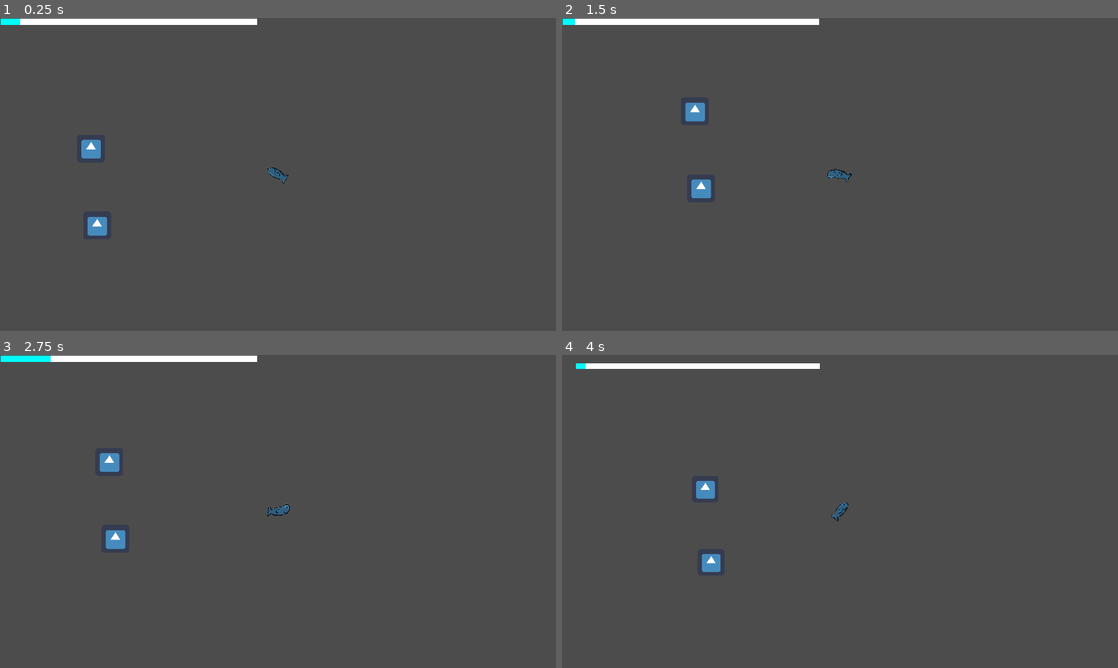
Above: before the commit, frames 1-4 (two rows, left to right).
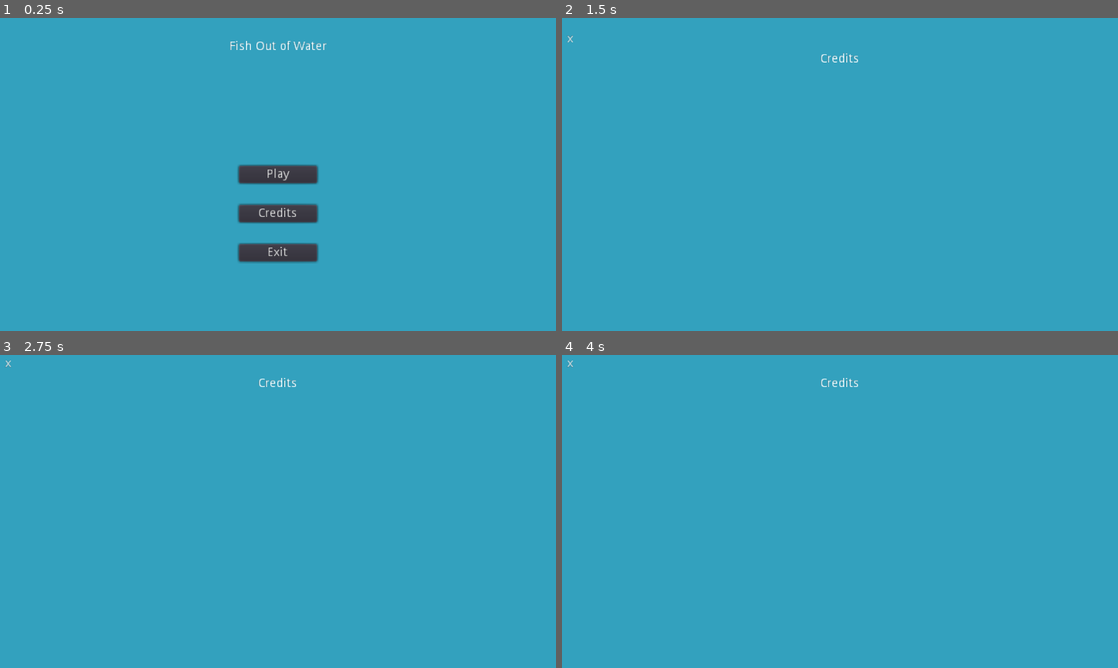
Above: after the commit, the same moments.

Repository: PhyroDev/AFishOutOfWater
Game: Godot game, scene res://Scenes/MainMenu/MainMenu.tscn
Two runs of this game, one before a commit and one after it. Both use one fixed random seed, a clock stepped at 60 frames per second and the inputs below. Before the commit the project starts from res://Scenes/TestWorld/TestWorld.tscn. The engine's default icon, where the game draws it, is replaced by a stand-in: a white triangle on a blue panel in a dark square.
Inputs (mouse positions are in pixels of both pictures, inside the frame that each line leads up to):
- Up to frame 1 (0.25 s): no input
- Up to frame 2 (1.5 s): click (840, 212) at 0.5 s, where only the run after the commit has a clickable "Credits"; click (567, 111) at 1.25 s, where only the run after the commit has a clickable "x"
- Up to frame 3 (2.75 s): move the mouse to (400, 495) at 2.02 s; press the mouse at (400, 495) at 2.03 s
- Up to frame 4 (4 s): move the mouse to (728, 527) at 2.77 s; release the mouse at (728, 527) at 2.78 s; click (728, 527) at 2.85 s; move the mouse to (895, 442) at 3.52 s; hold Mouse wheel down (MSD) from 3.53 s (still down); click (895, 442) at 3.8 s

The runs differ from the first frame. In frame 1, 98% of the frame differs, in the area x 0-100%, y 0-100%; in frame 2, 100%; in frame 3, 100%; in frame 4, 100%.

Commit message:
MainMenu code

Diff:
--- a/FishOuttaWater/Player/Player.gd
+++ b/FishOuttaWater/Player/Player.gd
@@ -14,14 +14,11 @@
 	if event.is_action_pressed("LMB") and can_dash:
 		dash()
 
-	if event.is_action_pressed("ui_cancel"):
-		$Camera2D/Control/PauseMenu.activate()
-
 func _physics_process(delta):
 	if position.distance_to(get_global_mouse_position()) > 6:
 		if not dashing:
 			$Fish.look_at(get_global_mouse_position())
-			dash_bar.value += 0.5
+			dash_bar.value += 0.75
 			$AnimationPlayer.play("Flop")
 	else:
 		return
@@ -31,7 +28,7 @@
 	velocity = move_and_slide(velocity * speed * delta)
 
 func dash():
-	speed = default_speed * dash_bar.value / 4
+	speed = default_speed * dash_bar.value / 3
 	dash_power = dash_bar.value / 4
 	dash_bar.value = 0
 
--- /dev/null
+++ b/FishOuttaWater/Scenes/MainMenu/MainMenu.gd
@@ -0,0 +1,14 @@
+extends Control
+
+func _on_PlayButton_pressed():
+	get_tree().change_scene("res://Scenes/TestWorld/TestWorld.tscn")
+
+func _on_CreditsButton_pressed():
+	$AnimationPlayer.play("M-C")
+
+func _on_ExitButton_pressed():
+	get_tree().quit()
+
+
+func _on_BackButton_pressed():
+	$AnimationPlayer.play("C-M")
--- /dev/null
+++ b/FishOuttaWater/Scenes/MainMenu/MainMenu.tscn
@@ -0,0 +1,137 @@
+[gd_scene load_steps=5 format=2]
+
+[ext_resource path="res://Scenes/MainMenu/MainMenu.gd" type="Script" id=1]
+
+[sub_resource type="Animation" id=3]
+resource_name = "C-M"
+tracks/0/type = "value"
+tracks/0/path = NodePath("Camera2D:position")
+tracks/0/interp = 2
+tracks/0/loop_wrap = true
+tracks/0/imported = false
+tracks/0/enabled = true
+tracks/0/keys = {
+"times": PoolRealArray( 0, 1 ),
+"transitions": PoolRealArray( 1, 1 ),
+"update": 0,
+"values": [ Vector2( 0, 360 ), Vector2( 0, 0 ) ]
+}
+
+[sub_resource type="Animation" id=1]
+resource_name = "M-C"
+tracks/0/type = "value"
+tracks/0/path = NodePath("Camera2D:position")
+tracks/0/interp = 2
+tracks/0/loop_wrap = true
+tracks/0/imported = false
+tracks/0/enabled = true
+tracks/0/keys = {
+"times": PoolRealArray( 0, 1 ),
+"transitions": PoolRealArray( 1, 1 ),
+"update": 0,
+"values": [ Vector2( 0, 0 ), Vector2( 0, 360 ) ]
+}
+
+[sub_resource type="Animation" id=2]
+length = 0.001
+tracks/0/type = "value"
+tracks/0/path = NodePath("Camera2D:position")
+tracks/0/interp = 1
+tracks/0/loop_wrap = true
+tracks/0/imported = false
+tracks/0/enabled = true
+tracks/0/keys = {
+"times": PoolRealArray( 0 ),
+"transitions": PoolRealArray( 1 ),
+"update": 0,
+"values": [ Vector2( 0, 0 ) ]
+}
+
+[node name="MainMenu" type="Control"]
+anchor_right = 1.0
+anchor_bottom = 1.0
+script = ExtResource( 1 )
+
+[node name="ColorRect" type="ColorRect" parent="."]
+anchor_right = 1.0
+anchor_bottom = 1.0
+margin_bottom = 360.0
+color = Color( 0.203922, 0.635294, 0.74902, 1 )
+
+[node name="Camera2D" type="Camera2D" parent="."]
+anchor_mode = 0
+current = true
+
+[node name="Menu" type="Control" parent="."]
+anchor_right = 1.0
+anchor_bottom = 1.0
+
+[node name="Label" type="Label" parent="Menu"]
+anchor_right = 1.0
+margin_bottom = 66.0
+text = "Fish Out of Water"
+align = 1
+valign = 1
+
+[node name="PlayButton" type="Button" parent="Menu"]
+anchor_left = 0.5
+anchor_top = 0.5
+anchor_right = 0.5
+anchor_bottom = 0.5
+margin_left = -45.0
+margin_top = -10.0
+margin_right = 45.0
+margin_bottom = 10.0
+text = "Play"
+
+[node name="CreditsButton" type="Button" parent="Menu"]
+anchor_left = 0.5
+anchor_top = 0.5
+anchor_right = 0.5
+anchor_bottom = 0.5
+margin_left = -45.0
+margin_top = 35.0
+margin_right = 45.0
+margin_bottom = 55.0
+text = "Credits"
+
+[node name="ExitButton" type="Button" parent="Menu"]
+anchor_left = 0.5
+anchor_top = 0.5
+anchor_right = 0.5
+anchor_bottom = 0.5
+margin_left = -45.0
+margin_top = 80.0
+margin_right = 45.0
+margin_bottom = 100.0
+text = "Exit"
+
+[node name="Credits" type="Control" parent="."]
+anchor_right = 1.0
+anchor_bottom = 1.0
+margin_top = 360.0
+margin_bottom = 360.0
+
+[node name="Label" type="Label" parent="Credits"]
+anchor_right = 1.0
+margin_bottom = 66.0
+text = "Credits"
+align = 1
+valign = 1
+
+[node name="BackButton" type="Button" parent="Credits"]
+margin_right = 12.0
+margin_bottom = 20.0
+text = "x"
+flat = true
+icon_align = 1
+
+[node name="AnimationPlayer" type="AnimationPlayer" parent="."]
+anims/C-M = SubResource( 3 )
+anims/M-C = SubResource( 1 )
+anims/RESET = SubResource( 2 )
+
+[connection signal="pressed" from="Menu/PlayButton" to="." method="_on_PlayButton_pressed"]
+[connection signal="pressed" from="Menu/CreditsButton" to="." method="_on_CreditsButton_pressed"]
+[connection signal="pressed" from="Menu/ExitButton" to="." method="_on_ExitButton_pressed"]
+[connection signal="pressed" from="Credits/BackButton" to="." method="_on_BackButton_pressed"]
--- a/FishOuttaWater/UI/PauseMenu/PauseMenu.gd
+++ b/FishOuttaWater/UI/PauseMenu/PauseMenu.gd
@@ -2,6 +2,10 @@
 
 func _ready():
 	visible = false
+
+func _input(event):
+	if event.is_action_pressed("ui_cancel"):
+		activate()
 
 func activate():
 	if not get_tree().paused:
--- a/FishOuttaWater/project.godot
+++ b/FishOuttaWater/project.godot
@@ -27,7 +27,7 @@
 [application]
 
 config/name="FishOuttaWater"
-run/main_scene="res://Scenes/TestWorld/TestWorld.tscn"
+run/main_scene="res://Scenes/MainMenu/MainMenu.tscn"
 config/icon="res://icon.png"
 
 [autoload]
